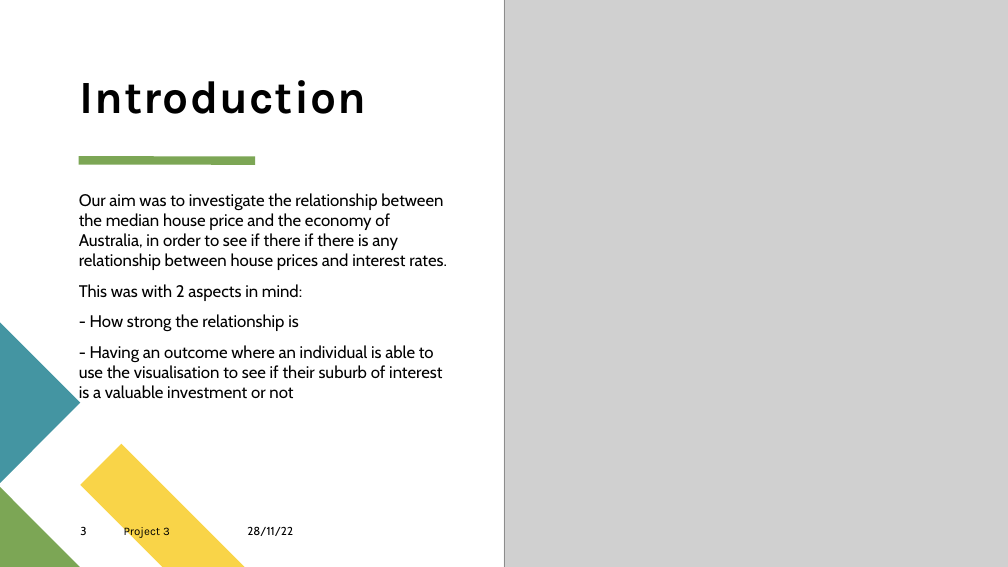
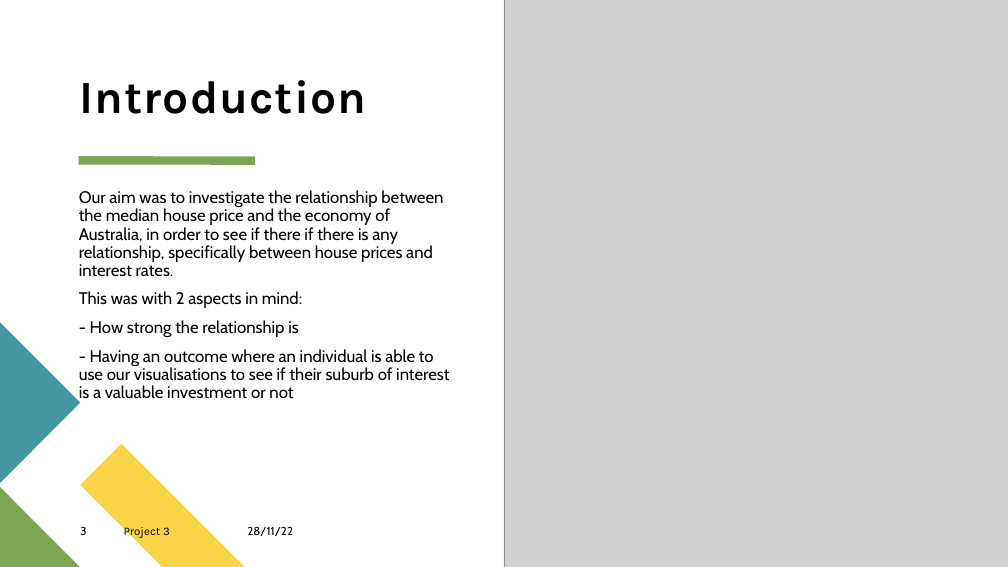
Before and after one commit to panlovelyda/Project-3-Group-8, a slide deck: slide 3 of Victoria Housing Median Price Change from 2011-2021.pptx. Drawn at 1008x567 pixels with LibreOffice and Linux fonts; fonts in the diff are those of the drawing; grey boxes stand for pictures. Boxes give left, top, right and bottom in pixels: in the first picture for what was removed or moved away, otherwise in the second. Text is boxed around its words. In the diff, an @@ line names an element or a change of style, - is before the commit and + after.

```diff
--- a/Victoria Housing Median Price Change from 2011-2021.pptx
+++ b/Victoria Housing Median Price Change from 2011-2021.pptx
@@ text at [79, 190, 443, 277]: text changed @@
-Our aim was to investigate the relationship between the median house price and the economy of Australia, in order to see if there if there is any relationship between house prices and interest rates.
+Our aim was to investigate the relationship between the median house price and the economy of Australia, in order to see if there if there is any relationship, specifically between house prices and interest rates.
@@ text at [79, 291, 302, 337]: line spacing 1 to 0.9 @@
@@ text at [79, 349, 449, 402]: text changed @@
-- Having an outcome where an individual is able to use the visualisation to see if their suburb of interest is a valuable investment or not
+- Having an outcome where an individual is able to use our visualisations to see if their suburb of interest is a valuable investment or not
```
Also in this commit, not shown: 2 other slides changed.
